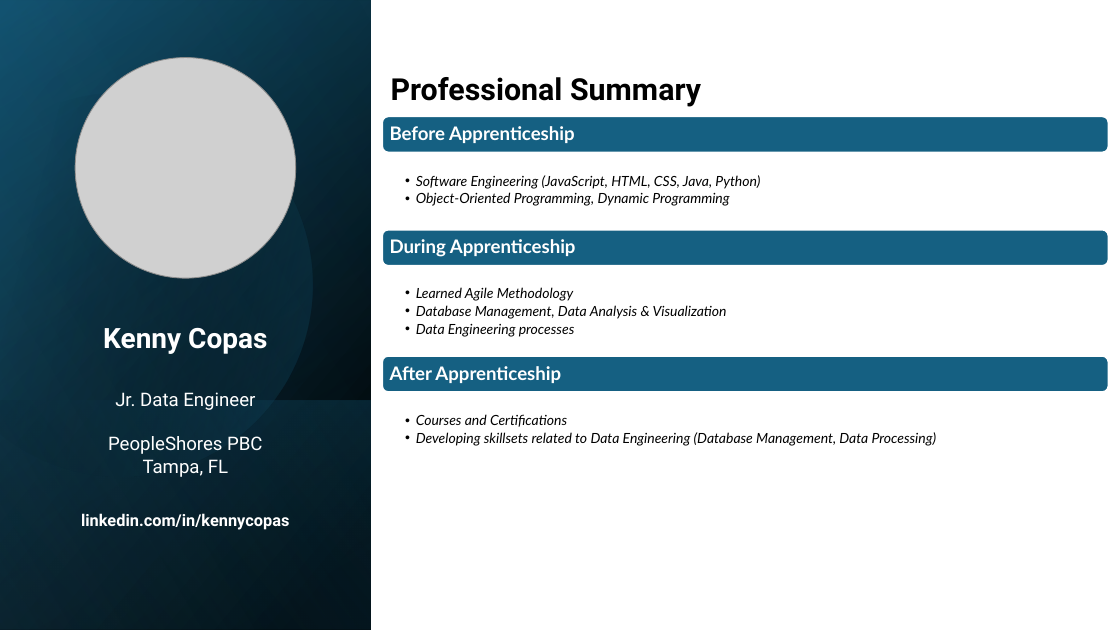
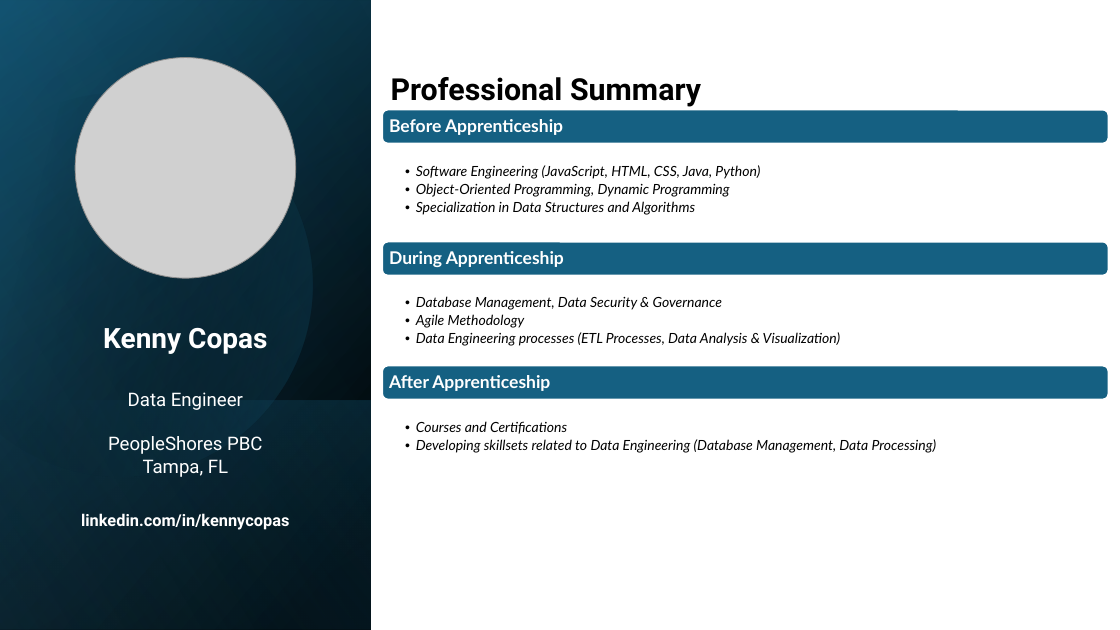
Before and after one commit to kencopas/Capstone, a slide deck: slide 2 of docs/Kenneth Copas - Capstone Presentation.pptx. Drawn at 1120x630 pixels with LibreOffice and Linux fonts; fonts in the diff are those of the drawing; grey boxes stand for pictures. Boxes give left, top, right and bottom in pixels: in the first picture for what was removed or moved away, otherwise in the second. Text is boxed around its words. In the diff, an @@ line names an element or a change of style, - is before the commit and + after.

```diff
--- a/docs/Kenneth Copas - Capstone Presentation.pptx
+++ b/docs/Kenneth Copas - Capstone Presentation.pptx
@@ rounded rectangle: place and size @@
-rounded rectangle at bbox=[382, 117, 1109, 153]
+rounded rectangle at bbox=[382, 110, 1109, 144]
@@ text "Software Engineering (JavaScript, HTML, CSS, ...": place and size @@
-text "Software Engineering (JavaScript, HTML, CSS, ..." at bbox=[416, 175, 760, 206]
+text "Software Engineering (JavaScript, HTML, CSS, ..." at bbox=[416, 165, 760, 215]
@@ text at bbox=[416, 201, 695, 215]: paragraph added @@
+  • Specialization in Data Structures and Algorithms
@@ rounded rectangle: place and size @@
-rounded rectangle at bbox=[382, 229, 1109, 266]
+rounded rectangle at bbox=[382, 242, 1109, 276]
@@ size 16 to 15 pt in 3 elements at bbox=[389, 119, 563, 135], bbox=[389, 375, 550, 391], bbox=[389, 251, 564, 267] @@
@@ text at bbox=[416, 296, 841, 346]: text changed @@
-  • Learned Agile Methodology
-  • Database Management, Data Analysis & Visualization
-  • Data Engineering processes
+  • Database Management, Data Security & Governance
+  • Agile Methodology
+  • Data Engineering processes (ETL Processes, Data Analysis & Visualization)
@@ 3 texts, 1 rounded rectangle: place and size @@
-3 texts, 1 rounded rectangle at bbox=[382, 239, 1109, 446]
+3 texts, 1 rounded rectangle at bbox=[382, 251, 1109, 453]
@@ text at bbox=[128, 392, 243, 410]: text changed @@
-Jr. Data Engineer
+Data Engineer
```
Also in this commit, not shown: 3 other slides changed, 1 slide added, 2 slides removed, 6 other files.
